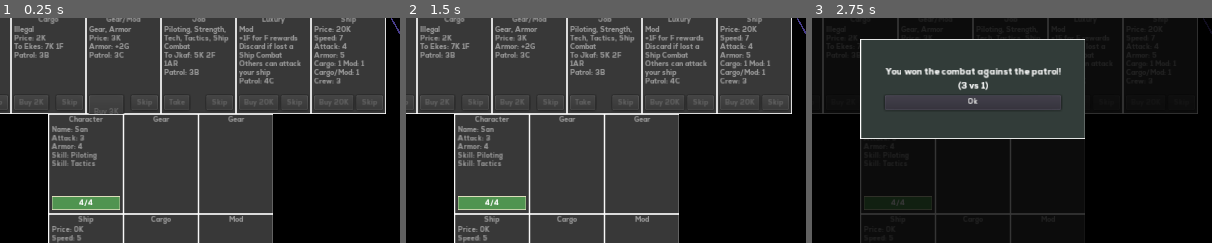
Above: before the commit, frames 1-3 (left to right).
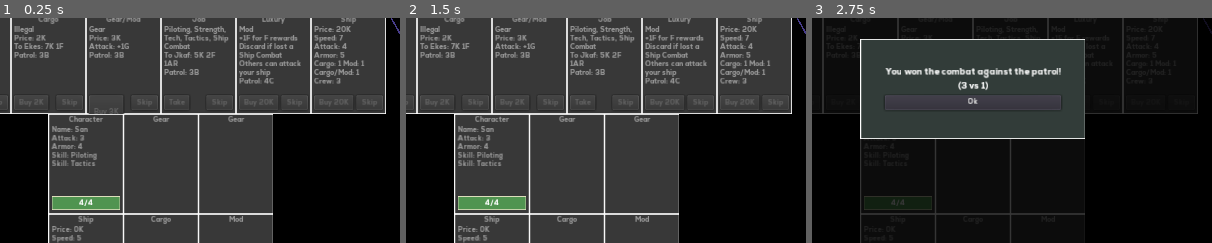
Above: after the commit, the same moments.

Repository: kosinaz/20-parsecs
Game: Godot game, scene res://scenes/ingame.tscn
The game is run twice, just before and just after one commit, with the same random seed, the same clock (stepped at 60 frames per second) and the same inputs.
Inputs (mouse positions are % of the whole screen's width and height, from its top left):
- Up to frame 1 (0.25 s): no input
- Up to frame 2 (1.5 s): click (2, 95) at 0.52 s; click "Finish" at 1.25 s
- Up to frame 3 (2.75 s): click "Attack" at 2 s
The pictures show only the part of the screen within x 30-80%, y 34-84%; the shares and areas given below are measured in that part.

The runs differ from the first frame. In frame 1, 0.2% of the frame differs, in the area x 23-33%, y 3-18%; in frame 2, 0.2%; in frame 3, less than 0.1%.

Commit message:
add vibroknife

Diff:
--- a/20 Parsecs/scenes/gearmods.gd
+++ b/20 Parsecs/scenes/gearmods.gd
@@ -69,4 +69,12 @@
 		"patrol": "C",
 		"move": 3,
 	},
+	{
+		"type": "Gear",
+		"buy": 4,
+		"name": "vibroknife",
+		"description": "Ground Combat:\n1 Focus to Hit\nWith Strength or Stealth: Attack +1",
+		"patrol": "B",
+		"move": 4,
+	},
 ]
--- a/20 Parsecs/scenes/ingame.gd
+++ b/20 Parsecs/scenes/ingame.gd
@@ -453,7 +453,51 @@
 func has_mod(name):
 	return $"%ShipMod".get_name() == name or $"%ShipCargomod".get_name() == name
 
-func combat(attack1, attack2):
+func has_gear(name):
+	return $"%CharacterGear".get_name() == name or $"%CharacterGear2".get_name() == name
+
+func ground_combat(attack1, attack2):
+	var result1 = 0
+	var vibroknifed = false
+	for _i in range(attack1):
+		var result = roll()
+		if result == "hit":
+			result1 += 1
+		if result == "crit":
+			result1 += 2
+#		if result == "blank" and has_mod("targeting computer"):
+#			result = roll()
+#			if result == "hit":
+#				result1 += 1
+#			if result == "crit":
+#				result1 += 2
+		if result == "focus" and has_gear("vibroknife"):
+			if not vibroknifed:
+				vibroknifed = true
+				result1 += 1
+	var result2 = 0
+	var has_hit = false
+	var has_crit = false
+	for _i in range(attack2):
+		var result = roll()
+		if result == "hit":
+			result2 += 1
+			has_hit = true
+		if result == "crit":
+			result2 += 2
+			has_crit = true
+#	if has_mod("ion cannon"):
+#		if has_crit and is_skilled("Tactics"):
+#			result2 -= 2
+#		elif has_hit:
+#			result2 -= 1
+	return {
+		"attacker_won": result2 <= result1,
+		"attacker_damage": result2,
+		"defender_damage": result1,
+	}
+
+func ship_combat(attack1, attack2):
 	if has_mod("maneuvering thrusters") and is_skilled("Tactics"):
 		attack2 -= 1
 	var result1 = 0
@@ -515,7 +559,9 @@
 
 func get_character_attack():
 	var attack = $"%Character".get_data().attack
-	if $"%Gear".get_name() == "blaster pistol":
+	if has_gear("blaster pistol"):
+		attack += 1
+	if has_gear("vibroknife") and (is_skilled("Stealth") or is_skilled("Strength")):
 		attack += 1
 	return attack
 
@@ -654,7 +700,7 @@
 		attacking_patrol = null
 		$"%Ship".damage(10)
 	else:
-		var combat = combat(get_ship_attack(), attacking_patrol.data.attack)
+		var combat = ship_combat(get_ship_attack(), attacking_patrol.data.attack)
 		$"%Ship".damage(combat.attacker_damage)
 		$"%Alert".show()
 		if combat.attacker_won:
@@ -839,7 +885,7 @@
 
 func _on_failed_sell_pressed():
 	if $"%FailedSell".text == "Attack 3G":
-		var combat = combat($"%Character".get_data().attack, 3)
+		var combat = ground_combat(get_character_attack(), 3)
 		$"%Character".damage(combat.attacker_damage)
 		if combat.attacker_won:
 			if $"%Character".defeated:
@@ -861,7 +907,7 @@
 			$"%FailedSell2".text = "End Turn"
 			return
 	elif $"%FailedSell".text == "Attack 3S":
-		var combat = combat(get_ship_attack(), 3)
+		var combat = ship_combat(get_ship_attack(), 3)
 		$"%Ship".damage(combat.attacker_damage)
 		if combat.attacker_won:
 			if $"%Ship".defeated:
